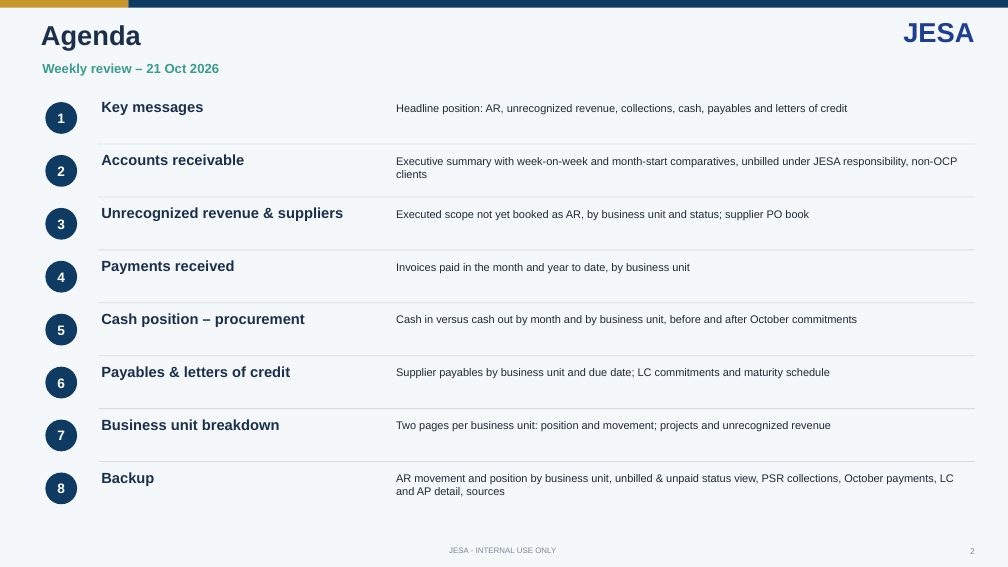
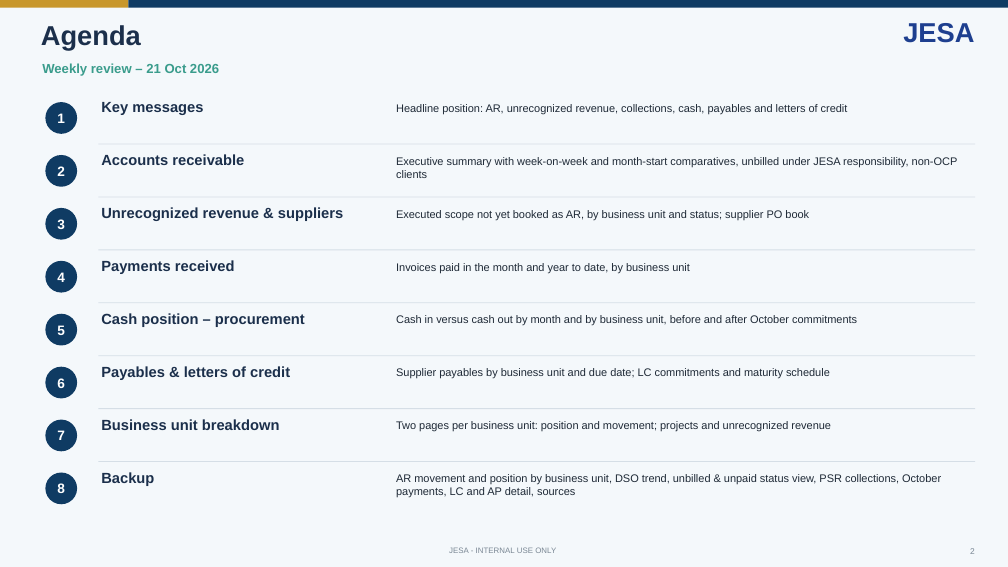
Before and after one commit to cherkaouihassan-art/Skills-Repo, a slide deck: slide 2 of weekly-ar-cash-deck/output/JESA_AR_Cash_Position_2026-10-21.pptx. Drawn at 1008x567 pixels with LibreOffice and Linux fonts; fonts in the diff are those of the drawing. Boxes give left, top, right and bottom in pixels: in the first picture for what was removed or moved away, otherwise in the second. Text is boxed around its words. In the diff, an @@ line names an element or a change of style, - is before the commit and + after.

```diff
--- a/weekly-ar-cash-deck/output/JESA_AR_Cash_Position_2026-10-21.pptx
+++ b/weekly-ar-cash-deck/output/JESA_AR_Cash_Position_2026-10-21.pptx
@@ text at box(396, 474, 941, 498): text changed @@
-AR movement and position by business unit, unbilled & unpaid status view, PSR collections, October payments, LC and AP detail, sources
+AR movement and position by business unit, DSO trend, unbilled & unpaid status view, PSR collections, October payments, LC and AP detail, sources
```
Also in this commit, not shown: 13 other slides changed, 1 slide added, 8 other files.
